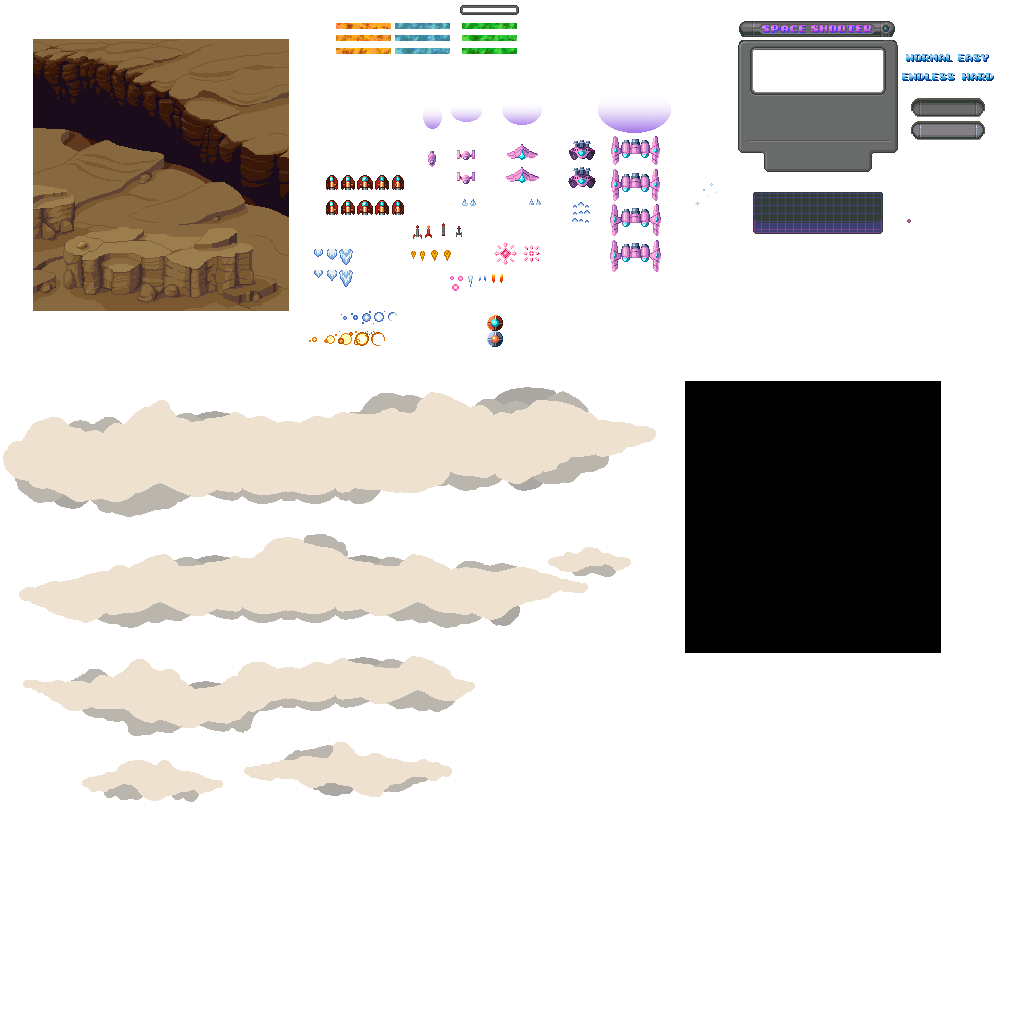
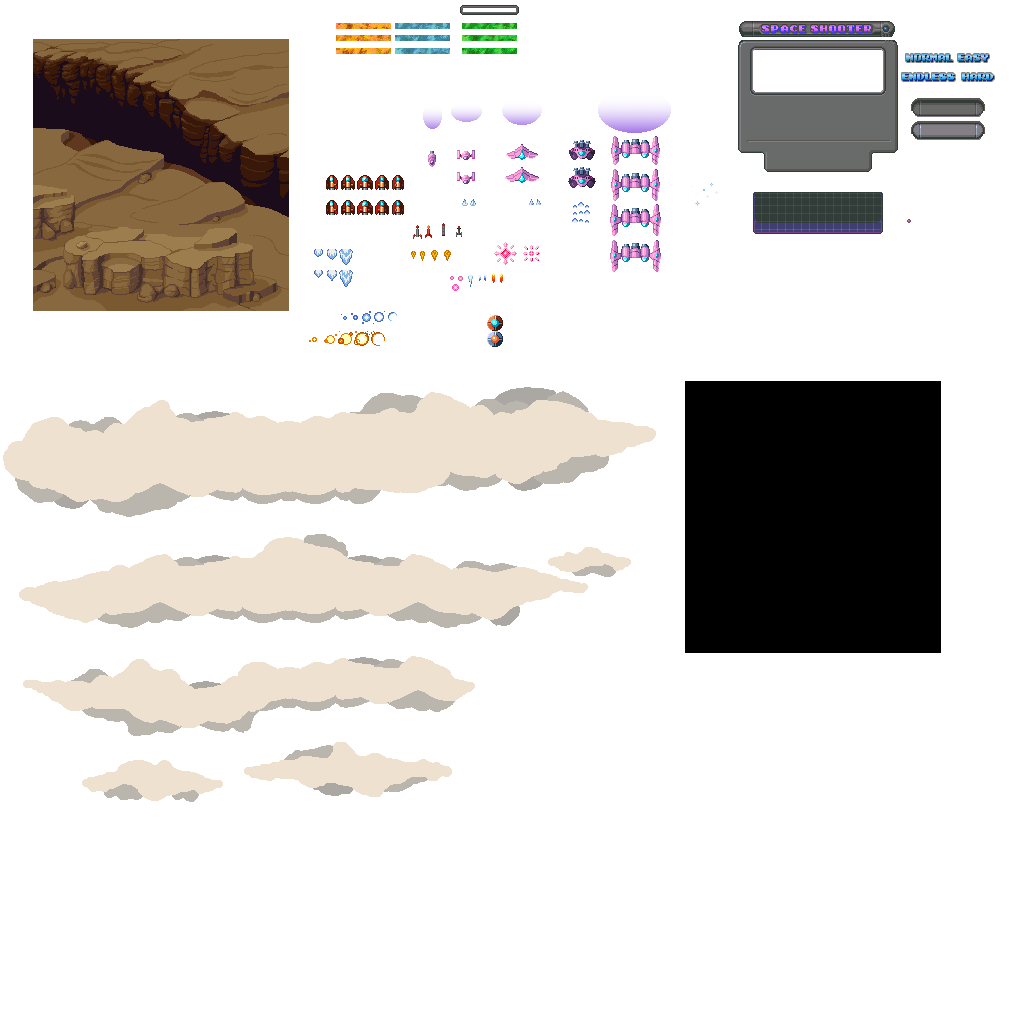
Layer changes from the first 1024px x 1024px image to the second:
pixels changed over bbox(761, 24, 995, 82) (layer not identified)
